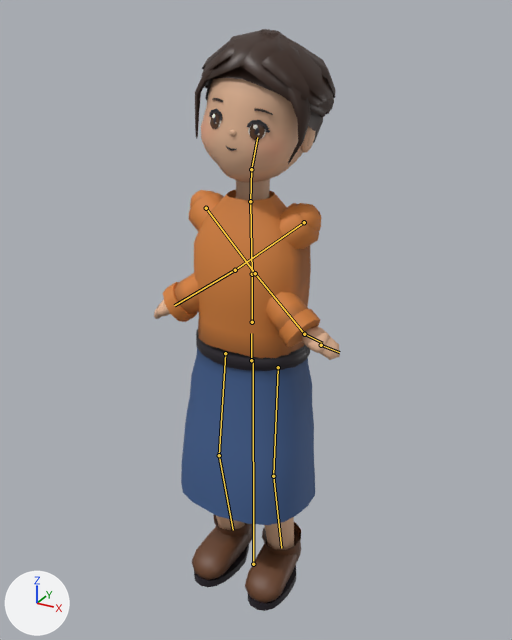
Before and after pictures for a commit that changed the glTF model public/models/villager-woman.glb.
Before and after are seen from a camera (50 mm lens) standing at (0.874, -1.574, 1.655) and looking at (-0.017, 0.046, 0.845). Arrows for +X, +Y and +Z are at lower left; the lights stay in place. The older version comes first. Both versions are drawn at frame 86 of the action 'Talk'; the numbers are the values there. The bones that change, and the others that lie on the model, are drawn over the model as lines.

In view in the first picture: 'villager-woman'.
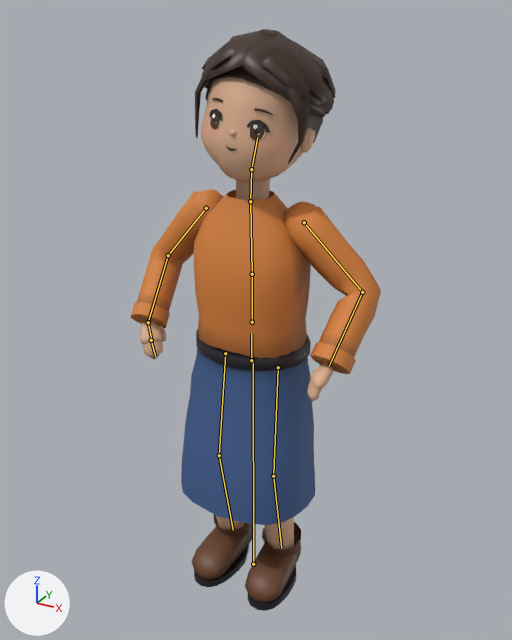
The change in detail:
Bone 'upperarm_L' (bone_upperarm_l) turns from (-81, 63, -16) to (13, 36, -19) degrees about its own x, y and z.
Bone 'forearm_L' (bone_forearm_l) turns from (4, 0, 2) to (-58, -7, -12) degrees about its own x, y and z.
Bone 'upperarm_R' (bone_upperarm_r) turns from (-81, -63, 17) to (13, -36, 19) degrees about its own x, y and z.
Bone 'forearm_R' (bone_forearm_r) turns from (4, 0, -2) to (-58, 7, 12) degrees about its own x, y and z.

Boxes [x1, y1, x2, y2] around the edits, measured in the pictures (512 x 640 px):
'villager-woman', posed (34% wider)
    before: [154, 29, 340, 611]
    after: [131, 29, 381, 611]
bone 'upperarm_L', root to tip
    before: (304, 222) to (235, 270)
    after: (304, 222) to (362, 292)
bone 'forearm_L', root to tip
    before: (235, 270) to (174, 305)
    after: (362, 292) to (329, 366)
bone 'upperarm_R', root to tip
    before: (206, 208) to (255, 273)
    after: (206, 208) to (168, 255)
bone 'forearm_R', root to tip
    before: (255, 273) to (304, 334)
    after: (168, 255) to (148, 322)
